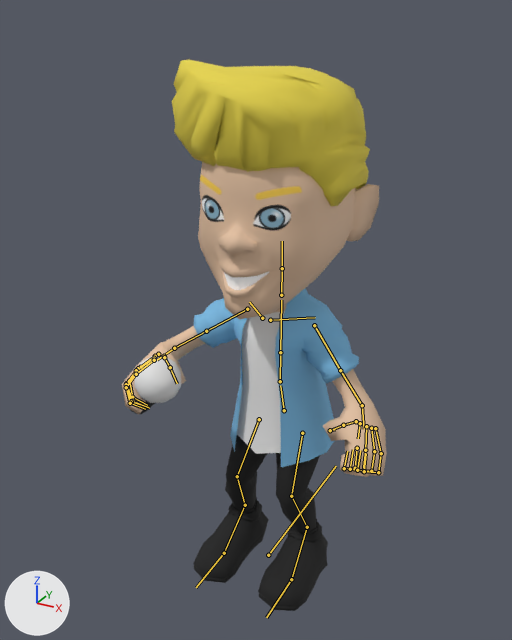
The FBX model Assets/Models/cody_anim.fbx as it was, and as the next commit left it.
Both versions are drawn from a 50 mm camera at (2.24, -4.3, 4.35) aimed at (-0.15, 0.04, 2.19). Arrows for +X, +Y and +Z are at lower left; the lights stay in place. Both versions are drawn at frame 277 of the action 'rig|CodySerena'; the numbers are the values there. The bones that bend it are drawn over the model as lines.

Names of what the first picture shows: 'Cody', 'Cody hair', 'microphone'.
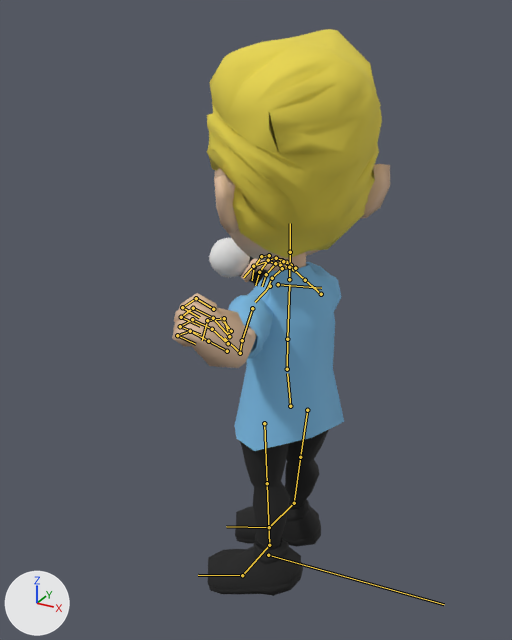
The change, as a list of edits to the scene's bpy script:
```text
Change bone_root:
    where bone_root = bpy.data.objects['rig'].pose.bones['root']  # child of 'big_root'
    bone_root.rotation_quaternion: (1.0, 0.0, 0.0, 0.0) -> (0.749, 0.0, 0.0, -0.663)  # degrees (0, 0, 0) -> degrees (0, 0, -83)
Change bone_org_hips:
    where bone_org_hips = bpy.data.objects['rig'].pose.bones['ORG-hips']  # child of 'root'
    bone_org_hips.location: (0.032, -0.122, 0.009) -> (-0.011, 0.035, -0.004)
    bone_org_hips.rotation_quaternion: (1.0, 0.021, -0.016, 0.008) -> (0.946, 0.019, -0.316, 0.067)  # degrees (2, -2, 1) -> degrees (0, -37, 8)
Change bone_org_neck:
    where bone_org_neck = bpy.data.objects['rig'].pose.bones['ORG-neck']  # child of 'ORG-chest'
    bone_org_neck.rotation_quaternion: (1.0, 0.0, 0.016, 0.0) -> (0.999, 0.0, -0.049, -0.001)  # degrees (0, 2, 0) -> degrees (0, -6, 0)
Change bone_org_head:
    where bone_org_head = bpy.data.objects['rig'].pose.bones['ORG-head']  # child of 'ORG-neck'
    bone_org_head.rotation_quaternion: (1.0, 0.0, 0.016, 0.0) -> (0.999, 0.0, -0.049, 0.0)  # degrees (0, 2, 0) -> degrees (0, -6, 0)
Change bone_org_upper_arm_l:
    where bone_org_upper_arm_l = bpy.data.objects['rig'].pose.bones['ORG-upper_arm.L']  # child of 'ORG-shoulder.L'
    bone_org_upper_arm_l.rotation_quaternion: (0.901, 0.058, -0.033, -0.429) -> (0.426, -0.328, -0.799, 0.268)  # degrees (8, -1, -51) -> degrees (55, -150, -61)
Change bone_org_forearm_l:
    where bone_org_forearm_l = bpy.data.objects['rig'].pose.bones['ORG-forearm.L']  # child of 'ORG-upper_arm.L'
    bone_org_forearm_l.rotation_quaternion: (1.0, -0.006, 0.0, 0.0) -> (0.978, 0.208, 0.0, 0.0)  # degrees (-1, 0, 0) -> degrees (24, 0, 0)
Change bone_org_hand_l:
    where bone_org_hand_l = bpy.data.objects['rig'].pose.bones['ORG-hand.L']  # child of 'ORG-forearm.L'
    bone_org_hand_l.rotation_quaternion: (0.93, 0.097, 0.059, 0.35) -> (0.804, 0.435, 0.247, 0.322)  # degrees (13, 2, 41) -> degrees (60, 7, 48)
Change bone_org_upper_arm_r:
    where bone_org_upper_arm_r = bpy.data.objects['rig'].pose.bones['ORG-upper_arm.R']  # child of 'ORG-shoulder.R'
    bone_org_upper_arm_r.rotation_quaternion: (0.894, 0.181, 0.267, 0.311) -> (0.78, 0.62, 0.08, 0.035)  # degrees (32, 21, 45) -> degrees (77, 5, 9)
Change bone_org_hand_r:
    where bone_org_hand_r = bpy.data.objects['rig'].pose.bones['ORG-hand.R']  # child of 'ORG-forearm.R'
    bone_org_hand_r.rotation_quaternion: (0.908, 0.24, -0.116, -0.323) -> (0.979, 0.133, 0.152, -0.017)  # degrees (31, -3, -40) -> degrees (16, 18, 0)
Change bone_org_thigh_l:
    where bone_org_thigh_l = bpy.data.objects['rig'].pose.bones['ORG-thigh.L']  # child of 'ORG-hips'
    bone_org_thigh_l.rotation_quaternion: (0.965, -0.26, -0.017, 0.011) -> (0.945, 0.089, -0.316, -0.014)  # degrees (-30, -2, 2) -> degrees (13, -36, -6)
Change bone_org_shin_l:
    where bone_org_shin_l = bpy.data.objects['rig'].pose.bones['ORG-shin.L']  # child of 'ORG-thigh.L'
    bone_org_shin_l.rotation_quaternion: (0.895, 0.446, 0.0, 0.0) -> (1.0, -0.031, 0.0, 0.0)  # degrees (53, 0, 0) -> degrees (-4, 0, 0)
Change bone_org_foot_l:
    where bone_org_foot_l = bpy.data.objects['rig'].pose.bones['ORG-foot.L']  # child of 'ORG-shin.L'
    bone_org_foot_l.rotation_quaternion: (0.976, -0.218, 0.007, 0.002) -> (0.993, 0.112, -0.022, 0.029)  # degrees (-25, 1, 0) -> degrees (13, -3, 3)
Change bone_org_thigh_r:
    where bone_org_thigh_r = bpy.data.objects['rig'].pose.bones['ORG-thigh.R']  # child of 'ORG-hips'
    bone_org_thigh_r.rotation_quaternion: (0.963, -0.269, -0.011, 0.026) -> (0.939, -0.095, -0.331, -0.014)  # degrees (-31, 0, 3) -> degrees (-12, -39, 3)
Change bone_org_shin_r:
    where bone_org_shin_r = bpy.data.objects['rig'].pose.bones['ORG-shin.R']  # child of 'ORG-thigh.R'
    bone_org_shin_r.rotation_quaternion: (0.898, 0.44, 0.0, 0.0) -> (1.0, -0.031, 0.0, 0.0)  # degrees (52, 0, 0) -> degrees (-4, 0, 0)
Change bone_org_foot_r:
    where bone_org_foot_r = bpy.data.objects['rig'].pose.bones['ORG-foot.R']  # child of 'ORG-shin.R'
    bone_org_foot_r.rotation_quaternion: (0.978, -0.204, -0.001, -0.039) -> (0.979, 0.204, 0.004, 0.013)  # degrees (-23, -1, -4) -> degrees (24, 0, 2)
```

Changed parts and their boxes [x1, y1, x2, y2] in the pictures (512 x 640 px):
'Cody', posed (18% narrower)
    before: [122, 162, 387, 611]
    after: [172, 164, 390, 596]
'Cody hair', posed
    before: [172, 59, 370, 206]
    after: [207, 29, 382, 258]
'microphone', posed
    before: [130, 356, 181, 414]
    after: [209, 237, 268, 285]
bone 'root', root to tip
    before: (268, 555) to (336, 466)
    after: (268, 555) to (444, 604)
bone 'ORG-hips', root to tip
    before: (284, 410) to (280, 385)
    after: (290, 406) to (287, 373)
bone 'ORG-neck', root to tip
    before: (281, 295) to (282, 268)
    after: (289, 279) to (290, 252)
bone 'ORG-head', root to tip
    before: (282, 268) to (282, 241)
    after: (290, 252) to (290, 223)
bone 'ORG-upper_arm.L', root to tip
    before: (314, 325) to (340, 370)
    after: (252, 308) to (242, 340)
bone 'ORG-forearm.L', root to tip
    before: (340, 370) to (362, 405)
    after: (242, 340) to (240, 353)
bone 'ORG-hand.L', root to tip
    before: (362, 405) to (364, 429)
    after: (240, 353) to (224, 338)
bone 'ORG-upper_arm.R', root to tip
    before: (247, 309) to (206, 331)
    after: (321, 294) to (305, 280)
bone 'ORG-hand.R', root to tip
    before: (174, 348) to (157, 360)
    after: (293, 269) to (285, 265)
bone 'ORG-thigh.L', root to tip
    before: (302, 433) to (291, 496)
    after: (264, 423) to (267, 483)
bone 'ORG-shin.L', root to tip
    before: (291, 496) to (307, 527)
    after: (267, 483) to (269, 545)
bone 'ORG-foot.L', root to tip
    before: (307, 527) to (291, 579)
    after: (269, 545) to (242, 575)
bone 'ORG-thigh.R', root to tip
    before: (259, 419) to (237, 476)
    after: (307, 410) to (300, 457)
bone 'ORG-shin.R', root to tip
    before: (237, 476) to (245, 505)
    after: (300, 457) to (294, 503)
bone 'ORG-foot.R', root to tip
    before: (245, 505) to (224, 553)
    after: (294, 503) to (269, 527)
